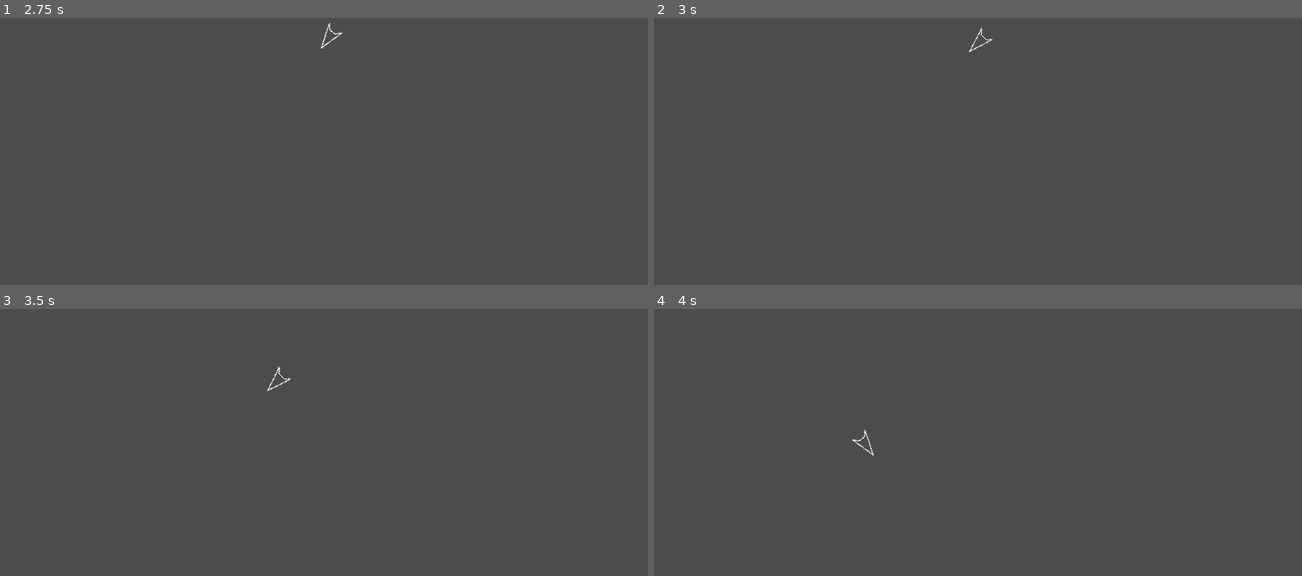
Above: before the commit, frames 1-4 (two rows, left to right).
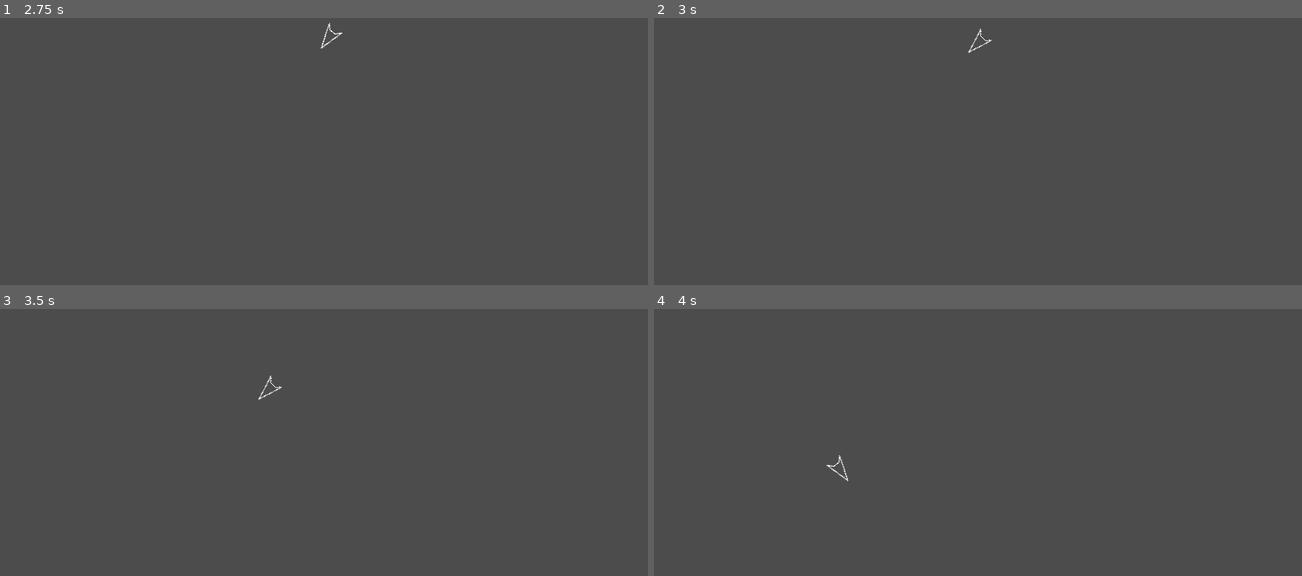
Above: after the commit, the same moments.

Repository: jgodfrey/Asteroids
Game: Godot game, scene res://Scenes/Ship2.tscn
The game is run twice, just before and just after one commit, with the same random seed, the same clock (stepped at 60 frames per second) and the same inputs. This scene is started directly instead of the project's main scene.
Inputs:
- Up to frame 1 (2.75 s): tap Enter at 0.5 s; hold D (right) 0.53-1.28 s; hold Space (shoot) 0.53-1.28 s; hold A (left) 1.28-2.03 s; tap Space (shoot) at 1.35 s; hold D (right) from 2.03 s (still down); hold Space (shoot) from 2.03 s (still down)
- Up to frame 2 (3 s): release D (right) at 2.78 s; release Space (shoot) at 2.78 s; hold W (thrust) from 2.78 s (still down); tap Space (shoot) at 2.85 s
- Up to frame 3 (3.5 s): keep holding W (thrust)
- Up to frame 4 (4 s): release W (thrust) at 3.53 s; hold A (left) from 3.53 s (still down); hold Space (shoot) from 3.53 s (still down)

Frame 1 is identical in both runs. In frame 2, less than 0.1% of the frame differs, in the area x 48-53%, y 3-14%; in frame 3, 0.1%; in frame 4, 0.1%, in the area x 26-34%, y 45-65%.

Commit message:
More improvements to Area2D-based ship movement (Ship2)

Diff:
--- a/Scripts/Ship2.gd
+++ b/Scripts/Ship2.gd
@@ -1,11 +1,10 @@
 extends Area2D
 
-export (int) var TURN_SPEED = 180
-export (int) var MOVE_SPEED = 200
-export (int) var MAX_VELOCITY = 3
+export (int) var TURN_SPEED = 180 # deg/sec
+export (int) var MAX_SPEED = 500  # pix/sec
 
-export (float) var ACC = 0.05
-export (float) var DEC = 0.02
+export (float) var ACC = 10 # pix/sec
+export (float) var DEC = 3  # pix/sec
 
 var velocity = Vector2.ZERO
 
@@ -26,8 +25,8 @@
 	var moveDir = Vector2(1,0).rotated(rotation)
 
 	if Input.is_action_pressed("thrust"):
-		if (velocity.length() < MAX_VELOCITY):
-			velocity += moveDir * ACC
+		velocity += moveDir * ACC
+		velocity = velocity.clamped(MAX_SPEED)
 
 	# Create a drag vector opposite the current velocity
 	var drag = velocity.normalized() * DEC
@@ -39,9 +38,8 @@
 	else:
 		velocity -= drag;
 
-	position += velocity * MOVE_SPEED * delta
-
-	print(position)
+	# Finally, apply the calculated velocity * delta (so, for 1 frame)
+	position += velocity * delta
 
 	# Wrap the ship around the screen edges
 	position.x = wrapf(position.x, -screen_buffer, screen_size.x + screen_buffer)
